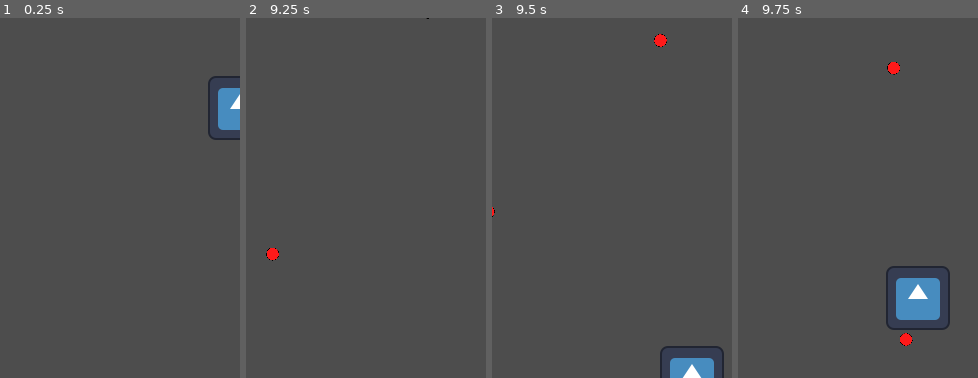
Above: before the commit, frames 1-4 (left to right).
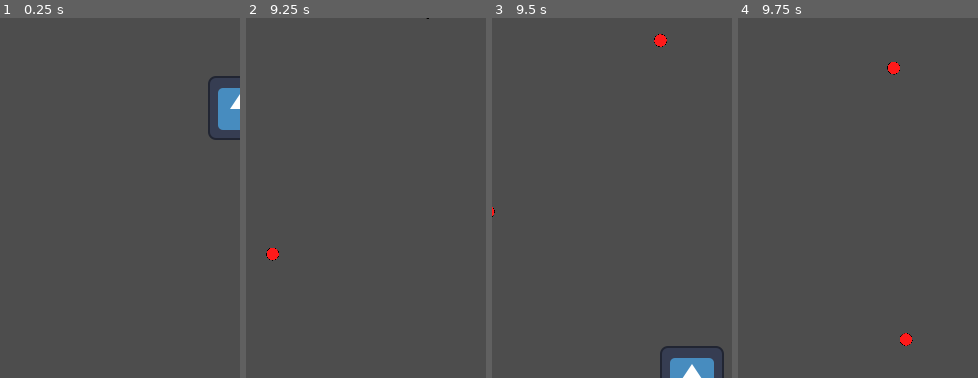
Above: after the commit, the same moments.

Repository: JoonaTeuho/Oppari
Game: Godot game, scene res://main.tscn
Same seed, same stepped clock (60 frames per second), same inputs: the game is played once before the commit and once after it. The engine's default icon, where the game draws it, is replaced by a stand-in: a white triangle on a blue panel in a dark square.
Inputs:
- Up to frame 1 (0.25 s): no input
- Up to frame 2 (9.25 s): tap Enter at 0.5 s; hold D (move_right) 0.53-1.28 s; hold S (move_down) 1.28-2.03 s; hold D (move_right) 2.03-2.78 s; hold W (move_up) 2.78-3.53 s; hold A (move_left) 3.53-5.03 s; hold S (move_down) 5.03-5.78 s; hold D (move_right) 5.78-6.53 s; hold W (move_up) 6.53-7.28 s; hold D (move_right) 7.28-8.03 s; hold S (move_down) 8.03-8.78 s; hold A (move_left) from 8.78 s (still down)
- Up to frame 3 (9.5 s): keep holding A (move_left)
- Up to frame 4 (9.75 s): release A (move_left) at 9.53 s; hold W (move_up) from 9.53 s (still down)
The pictures show only the part of the screen within x 0-50%, y 50-100%; the shares and areas given below are measured in that part.

Frames 1-3 are identical in both runs. In frame 4, 2.7% of the frame differs, in the area x 61-89%, y 68-87%.

Commit message:
Fixed a bug with collisions

Diff:
--- a/Player.tscn
+++ b/Player.tscn
@@ -15,7 +15,7 @@
 }]
 
 [sub_resource type="RectangleShape2D" id="RectangleShape2D_2c62f"]
-size = Vector2(128, 128)
+size = Vector2(64, 64)
 
 [node name="Player" type="Area2D"]
 position = Vector2(240, 360)
@@ -30,4 +30,5 @@
 shape = SubResource("RectangleShape2D_2c62f")
 one_way_collision_margin = 0.0
 
+[connection signal="body_entered" from="." to="." method="_on_body_entered"]
 [connection signal="body_shape_entered" from="." to="." method="_on_body_shape_entered"]
--- a/player.gd
+++ b/player.gd
@@ -1,4 +1,5 @@
 extends Area2D
+signal hit
 
 @export var speed = 400 # Pelaajan liikkumisnopeus (pikseliä/s)
 var screen_size # Peliruudun koko
@@ -30,9 +31,7 @@
 	position += velocity * delta
 	position = position.clamp(Vector2.ZERO, screen_size)
 
-signal hit
-
-func _on_body_shape_entered(body):
+func _on_body_entered(_body):
 	hide() # Piilottaa pelaajan hahmon osumistilanteessa
 	hit.emit()
 	# Hahmo poistetaan käytöstä, jotta osumasignaali toimii vain kerran
